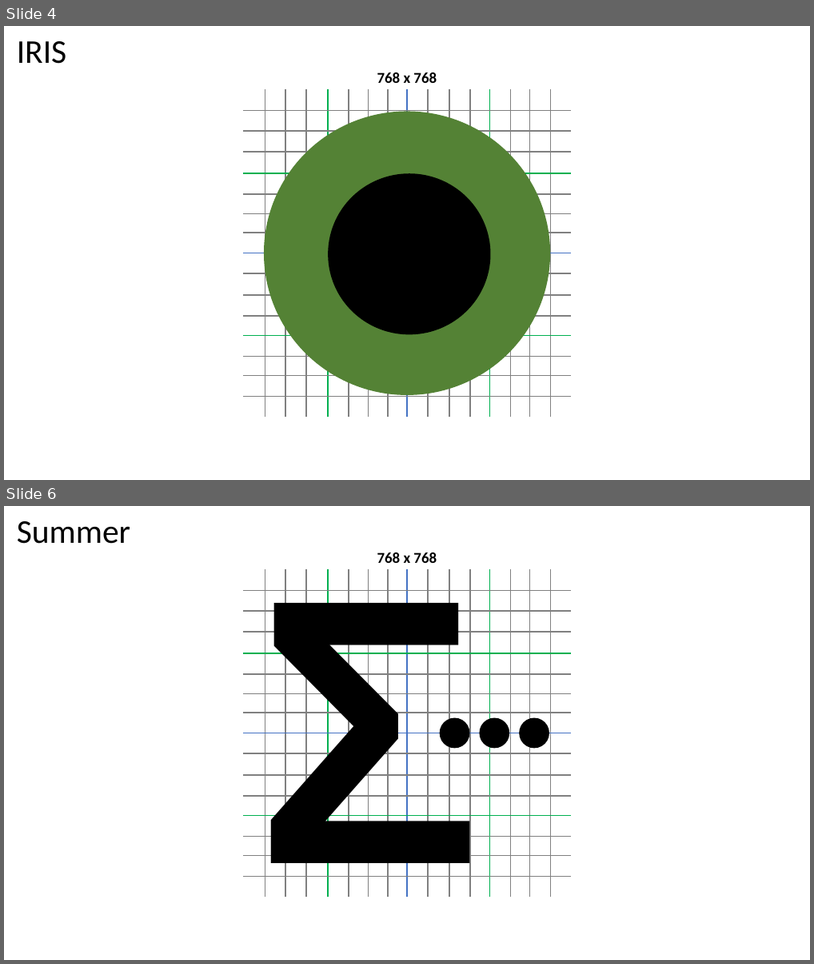
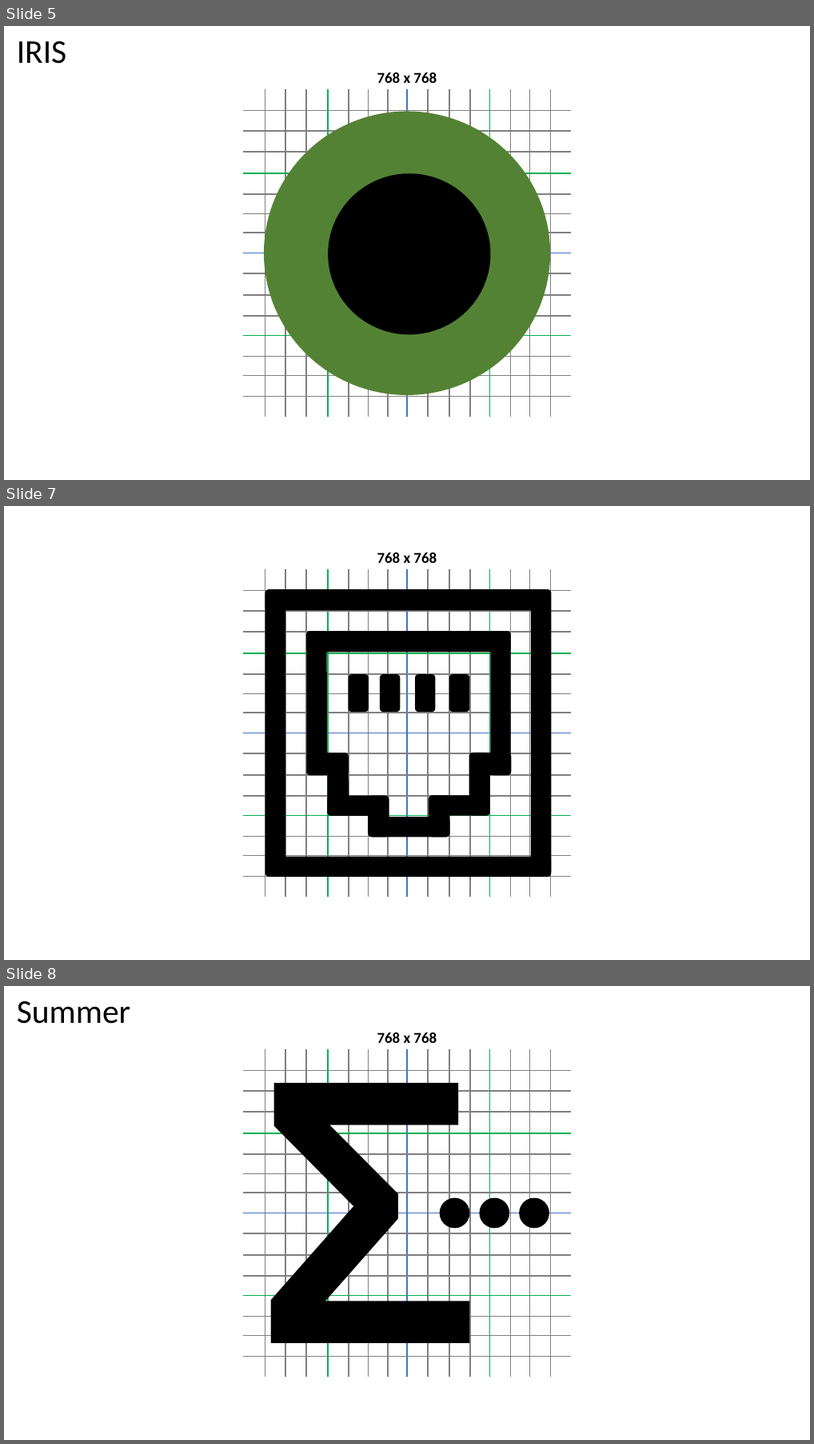
Before and after one commit to joesgordon/jutils, a slide deck: icons/JUtilsIcons.pptx. Shown one above the other, each under a label of ours: slides 4 and 6 before the commit, slides 5, 7 and 8 after it; the slides between them are not shown. The pictures are 814x964 and 814x1444 pixels, drawn with LibreOffice and Linux fonts; fonts in the diff are those of the drawing; background and template pictures are left out. Boxes give left, top, right and bottom in pixels: in the first picture for what was removed or moved away, otherwise in the second. Text is boxed around its words. In the diff, an @@ line names an element or a change of style, - is before the commit and + after.

```diff
--- a/icons/JUtilsIcons.pptx
+++ b/icons/JUtilsIcons.pptx
@@ slide 7 added at (4, 506, 810, 960), background #FFFFFF; not listed: 31 template elements that a slide beside it also shows @@
@@ rounded rectangle added at (266, 591, 286, 877), fill #000000 @@
@@ rounded rectangle added at (266, 589, 550, 611), fill #000000 @@
@@ rounded rectangle added at (531, 589, 552, 876), fill #000000 @@
@@ rounded rectangle added at (307, 631, 511, 652), fill #000000 @@
@@ rounded rectangle added at (307, 631, 328, 775), fill #000000 @@
@@ rounded rectangle added at (491, 631, 511, 775), fill #000000 @@
@@ rounded rectangle added at (349, 674, 370, 712), fill #000000 @@
@@ rounded rectangle added at (380, 674, 401, 712), fill #000000 @@
@@ rounded rectangle added at (415, 674, 436, 712), fill #000000 @@
@@ rounded rectangle added at (450, 674, 470, 712), fill #000000 @@
@@ rounded rectangle added at (307, 753, 348, 776), fill #000000 @@
@@ rounded rectangle added at (328, 753, 349, 816), fill #000000 @@
@@ rounded rectangle added at (470, 752, 490, 815), fill #000000 @@
@@ rounded rectangle added at (470, 752, 511, 775), fill #000000 @@
@@ rounded rectangle added at (328, 795, 388, 815), fill #000000 @@
@@ rounded rectangle added at (368, 795, 390, 836), fill #000000 @@
@@ rounded rectangle added at (369, 816, 450, 836), fill #000000 @@
@@ rounded rectangle added at (429, 795, 450, 837), fill #000000 @@
@@ rounded rectangle added at (430, 795, 490, 815), fill #000000 @@
@@ rounded rectangle added at (266, 856, 551, 877), fill #000000 @@
@@ what was slide 4 is now slide 5 @@
@@ what was slide 6 is now slide 8 @@
```
Also in this commit, not shown: 1 slide changed, 1 other slide added, 30 other files.
